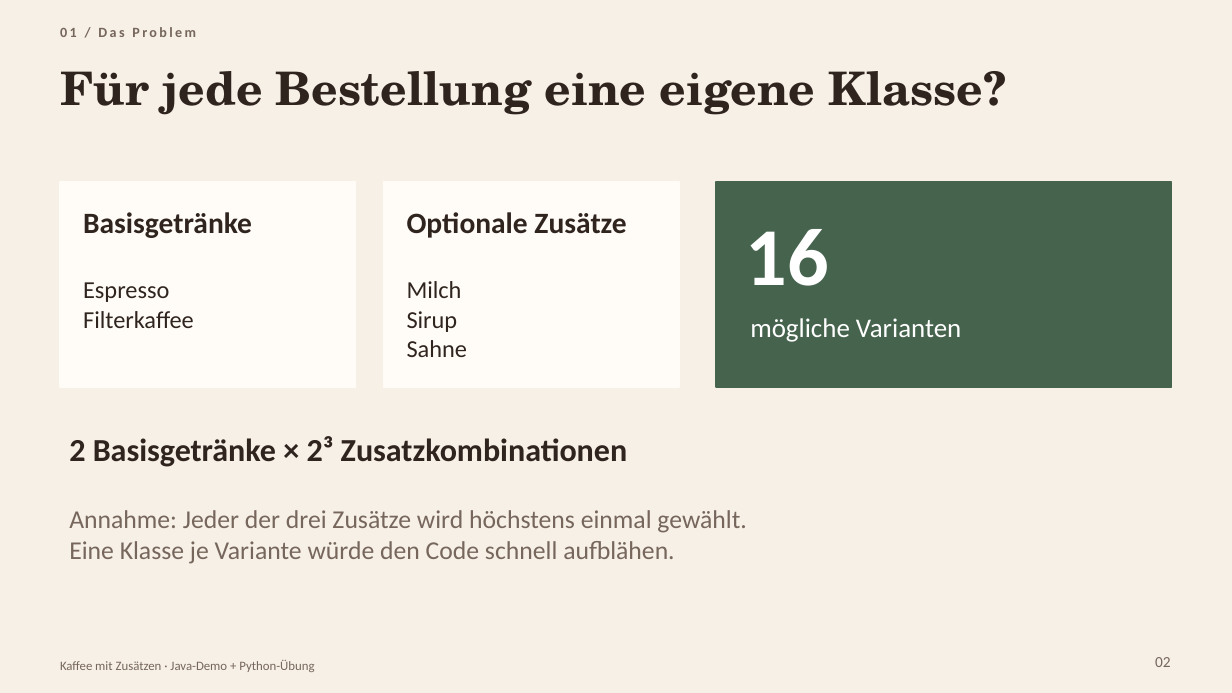
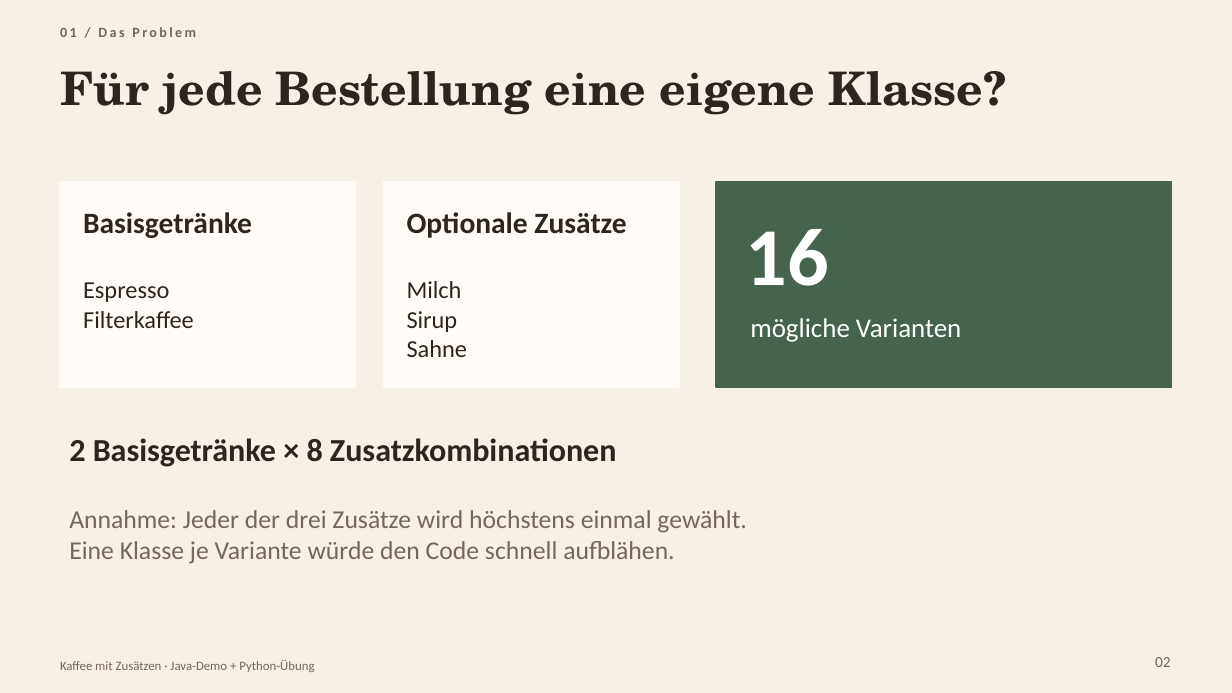
Before and after one commit to dj-nic/decorator-design-pattern, a slide deck: slide 2 of Decorator_Design_Pattern.pptx. Drawn at 1232x693 pixels with LibreOffice and Linux fonts; fonts in the diff are those of the drawing. Boxes give left, top, right and bottom in pixels: in the first picture for what was removed or moved away, otherwise in the second. Text is boxed around its words. In the diff, an @@ line names an element or a change of style, - is before the commit and + after.

```diff
--- a/Decorator_Design_Pattern.pptx
+++ b/Decorator_Design_Pattern.pptx
@@ text at [69, 438, 616, 467]: text changed @@
-2 Basisgetränke × 2³ Zusatzkombinationen
+2 Basisgetränke × 8 Zusatzkombinationen
```
Also in this commit, not shown: 3 other slides changed, 1 slide added.
